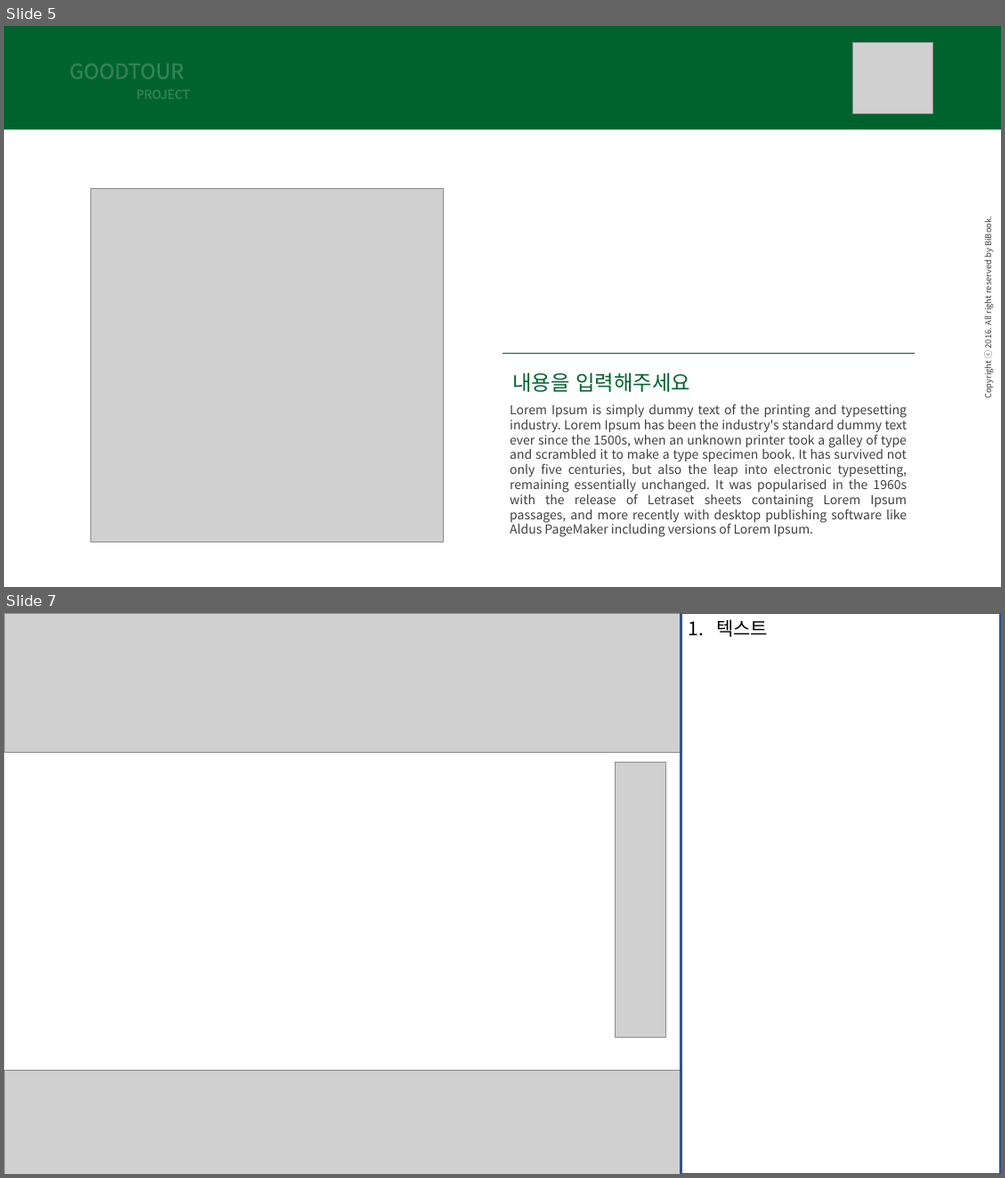
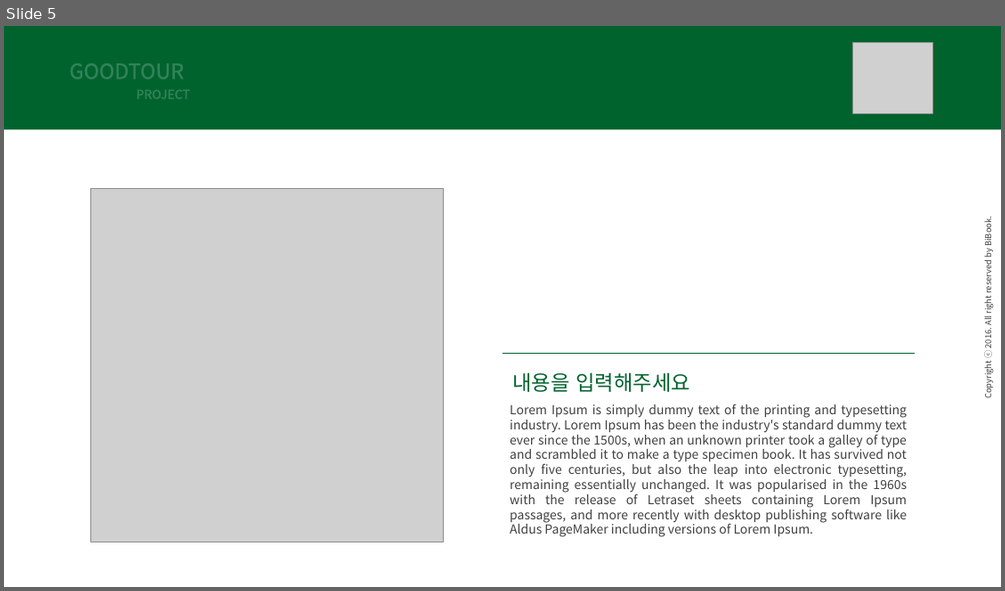
Before and after one commit to khj542423/jspProject, a slide deck: 굿프로젝트-레이아웃.pptx. Shown one above the other, each under a label of ours: slides 5 and 7 before the commit, slide 5 after it; the slides between them are not shown. The pictures are 1005x1178 and 1005x591 pixels, drawn with LibreOffice and Linux fonts; fonts in the diff are those of the drawing; grey boxes stand for pictures. Boxes give left, top, right and bottom in pixels: in the first picture for what was removed or moved away, otherwise in the second. Text is boxed around its words. In the diff, an @@ line names an element or a change of style, - is before the commit and + after.

```diff
--- a/굿프로젝트-레이아웃.pptx
+++ b/굿프로젝트-레이아웃.pptx
@@ slide 7 removed at bbox=[4, 613, 1001, 1174], background #FFFFFF @@
@@ picture removed at bbox=[5, 613, 680, 753] @@
@@ rectangle removed at bbox=[680, 613, 1000, 1174] @@
-1. 텍스트
@@ rectangle removed at bbox=[4, 731, 680, 1144] @@
@@ picture removed at bbox=[615, 763, 666, 1038] @@
@@ picture removed at bbox=[4, 1070, 680, 1174] @@
```
Also in this commit, not shown: 5 slides added, 6 other slides removed.
